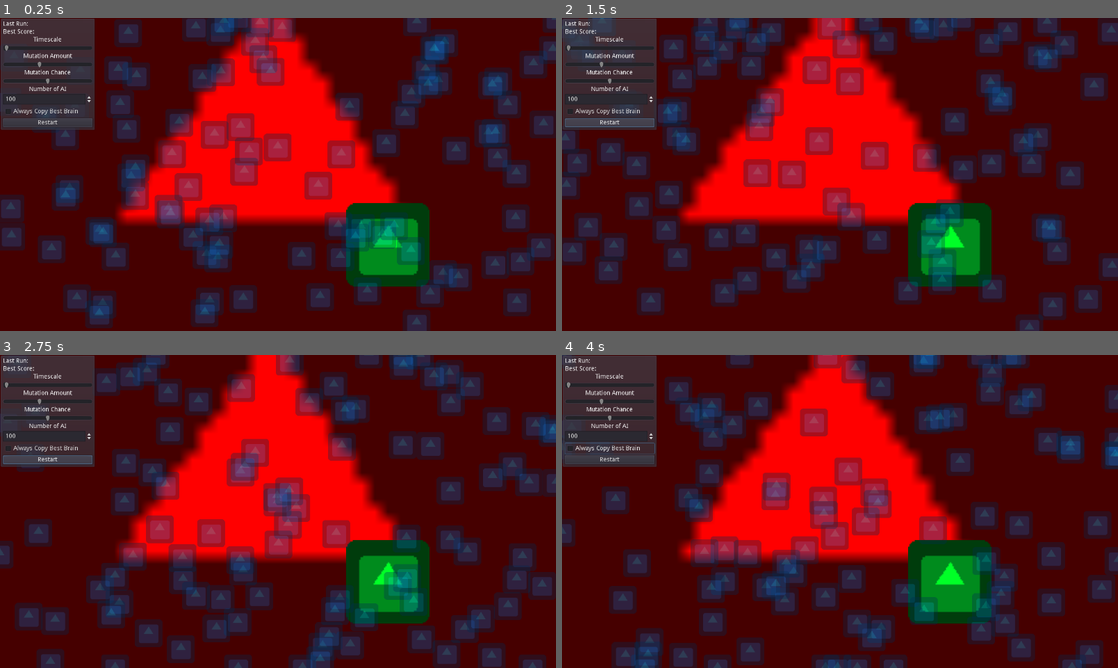
Above: before the commit, frames 1-4 (two rows, left to right).
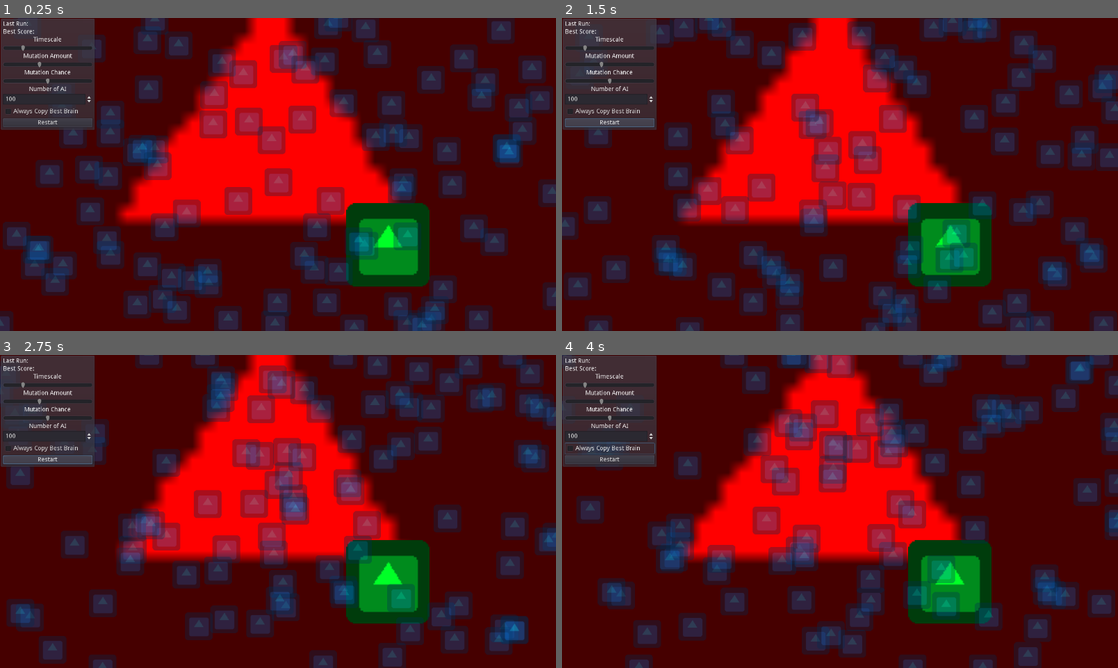
Above: after the commit, the same moments.

Repository: zomdiax5/GodotNeuralCars
Game: Godot game, scene res://Control.tscn
The game is run twice, just before and just after one commit, with the same random seed, the same clock (stepped at 60 frames per second) and the same inputs. The engine's default icon, where the game draws it, is replaced by a stand-in: a white triangle on a blue panel in a dark square.
Inputs:
- Up to frame 1 (0.25 s): no input
- Up to frame 2 (1.5 s): click "Restart" at 0.5 s; click "Restart" at 1.25 s
- Up to frame 3 (2.75 s): click "Restart" at 2 s
- Up to frame 4 (4 s): click "Always Copy Best Brain" at 2.75 s; click "Always Copy Best Brain" at 3.5 s

The runs differ from the first frame. In frame 1, 49% of the frame differs, in the area x 0-100%, y 0-100%; in frame 2, 49%; in frame 3, 46%; in frame 4, 46%.

Commit message:
Set Defaults from UI

Diff:
--- a/Control.tscn
+++ b/Control.tscn
@@ -63,6 +63,7 @@
 margin_right = 206.0
 margin_bottom = 70.0
 max_value = 5.0
+value = 1.0
 
 [node name="MutAmountText" type="Label" parent="CanvasLayer/Control/PanelContainer/VBoxContainer"]
 margin_top = 74.0
--- a/UI.gd
+++ b/UI.gd
@@ -3,11 +3,22 @@
 func _ready() -> void:
 	Global.connect("next_run",self,"next")
 	$Timescale.connect("value_changed",Global,"setval",["timescale"])
+	Global.setval($Timescale.value,"timescale")
+
 	$MutationAmount.connect("value_changed",Global,"setval",["mutation_amount"])
+	Global.setval($MutationAmount,"mutation_amount")
+
 	$MutationChance.connect("value_changed",Global,"setval",["mutation_chance"])
+	Global.setval($MutationChance,"mutation_chance")
+
 	$NumberOfAI.connect("value_changed",Global,"setval",["amount_of_AI"])
+	Global.setval($NumberOfAI,"amount_of_AI")
+
 	$CopyBrain.connect("toggled",Global,"setval",["always_copy_brain"])
+	Global.setval($CopyBrain,"always_copy_brain")
+
 	$Restart.connect("pressed",Global,"emit_signal",["restart"])
+	Global.emit_signal("restart")
 
 #func _process(delta: float) -> void:
 	#print(Global.timescale)
